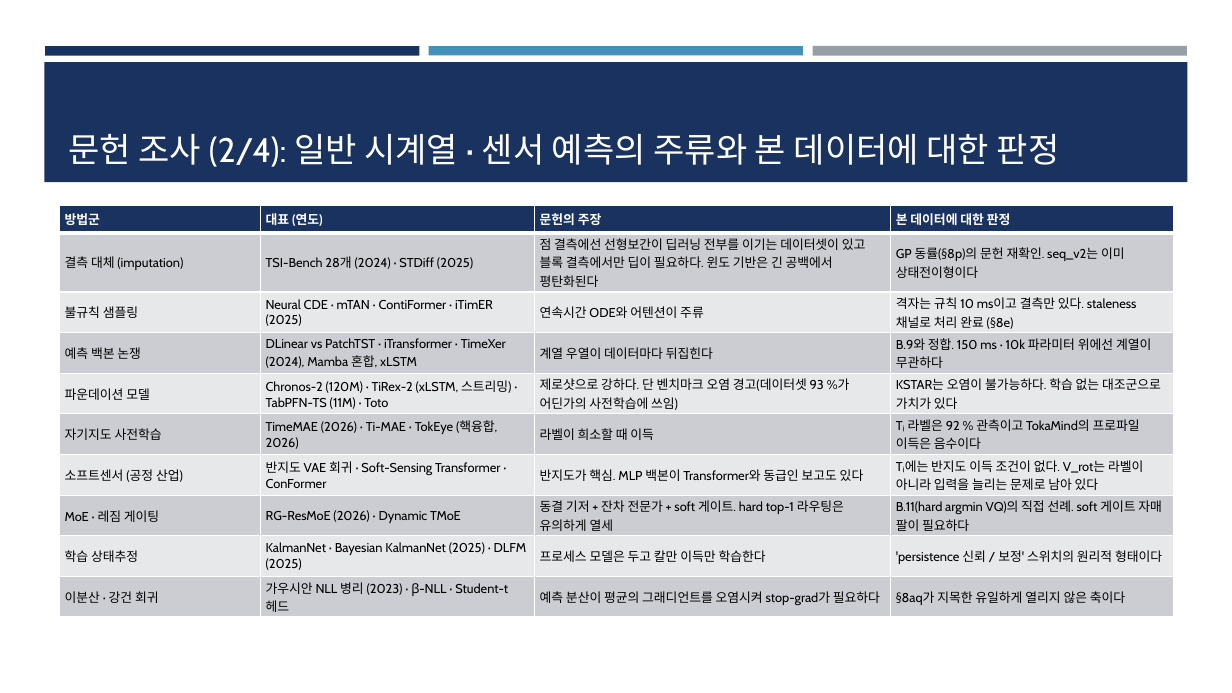
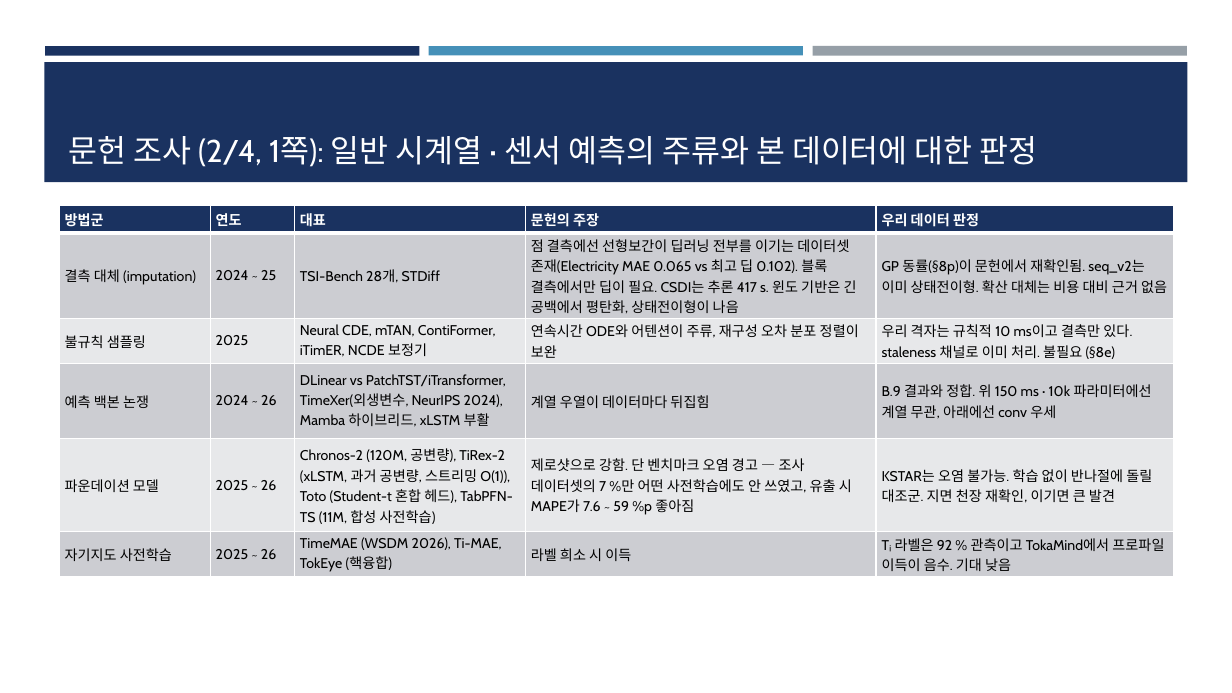
Before and after one commit to iseungsang01/ml-intern-revision, a slide deck: slide 57 of docs/presentation/KSTAR_CES_졸논정리_논문흐름.pptx (slide 56 before the commit). Drawn at 1232x693 pixels with LibreOffice and Linux fonts; fonts in the diff are those of the drawing. Boxes give left, top, right and bottom in pixels: in the first picture for what was removed or moved away, otherwise in the second. Text is boxed around its words. In the diff, an @@ line names an element or a change of style, - is before the commit and + after.

```diff
--- a/docs/presentation/KSTAR_CES_졸논정리_논문흐름.pptx
+++ b/docs/presentation/KSTAR_CES_졸논정리_논문흐름.pptx
@@ title at [68,136,1038,167]: text changed; size 26.5 to 24.5 pt @@
-문헌 조사 (2/4): 일반 시계열 · 센서 예측의 주류와 본 데이터에 대한 판정
+문헌 조사 (2/4, 1쪽): 일반 시계열 · 센서 예측의 주류와 본 데이터에 대한 판정
@@ table at [59,205,1174,576] @@
-방법군 | 대표 (연도) | 문헌의 주장 | 본 데이터에 대한 판정
-결측 대체 (imputation) | TSI-Bench 28개 (2024) · STDiff (2025) | 점 결측에선 선형보간이 딥러닝 전부를 이기는 데이터셋이 있고 블록 결측에서만 딥이 필요하다. 윈도 기반은 긴 공백에서 평탄화된다 | GP 동률(§8p)의 문헌 재확인. seq_v2는 이미 상태전이형이다
-불규칙 샘플링 | Neural CDE · mTAN · ContiFormer · iTimER (2025) | 연속시간 ODE와 어텐션이 주류 | 격자는 규칙 10 ms이고 결측만 있다. staleness 채널로 처리 완료 (§8e)
-예측 백본 논쟁 | DLinear vs PatchTST · iTransformer · TimeXer (2024), Mamba 혼합, xLSTM | 계열 우열이 데이터마다 뒤집힌다 | B.9와 정합. 150 ms · 10k 파라미터 위에선 계열이 무관하다
-파운데이션 모델 | Chronos-2 (120M) · TiRex-2 (xLSTM, 스트리밍) · TabPFN-TS (11M) · Toto | 제로샷으로 강하다. 단 벤치마크 오염 경고(데이터셋 93 %가 어딘가의 사전학습에 쓰임) | KSTAR는 오염이 불가능하다. 학습 없는 대조군으로 가치가 있다
-자기지도 사전학습 | TimeMAE (2026) · Ti-MAE · TokEye (핵융합, 2026) | 라벨이 희소할 때 이득 | Tᵢ 라벨은 92 % 관측이고 TokaMind의 프로파일 이득은 음수이다
-소프트센서 (공정 산업) | 반지도 VAE 회귀 · Soft-Sensing Transformer · ConFormer | 반지도가 핵심. MLP 백본이 Transformer와 동급인 보고도 있다 | Tᵢ에는 반지도 이득 조건이 없다. V_rot는 라벨이 아니라 입력을 늘리는 문제로 남아 있다
-MoE · 레짐 게이팅 | RG-ResMoE (2026) · Dynamic TMoE | 동결 기저 + 잔차 전문가 + soft 게이트. hard top-1 라우팅은 유의하게 열세 | B.11(hard argmin VQ)의 직접 선례. soft 게이트 자매 팔이 필요하다
-학습 상태추정 | KalmanNet · Bayesian KalmanNet (2025) · DLFM (2025) | 프로세스 모델은 두고 칼만 이득만 학습한다 | 'persistence 신뢰 / 보정' 스위치의 원리적 형태이다
-이분산 · 강건 회귀 | 가우시안 NLL 병리 (2023) · β-NLL · Student-t 헤드 | 예측 분산이 평균의 그래디언트를 오염시켜 stop-grad가 필요하다 | §8aq가 지목한 유일하게 열리지 않은 축이다
+방법군 | 연도 | 대표 | 문헌의 주장 | 우리 데이터 판정
+결측 대체 (imputation) | 2024 ~ 25 | TSI-Bench 28개, STDiff | 점 결측에선 선형보간이 딥러닝 전부를 이기는 데이터셋 존재(Electricity MAE 0.065 vs 최고 딥 0.102). 블록 결측에서만 딥이 필요. CSDI는 추론 417 s. 윈도 기반은 긴 공백에서 평탄화, 상태전이형이 나음 | GP 동률(§8p)이 문헌에서 재확인됨. seq_v2는 이미 상태전이형. 확산 대체는 비용 대비 근거 없음
+불규칙 샘플링 | 2025 | Neural CDE, mTAN, ContiFormer, iTimER, NCDE 보정기 | 연속시간 ODE와 어텐션이 주류, 재구성 오차 분포 정렬이 보완 | 우리 격자는 규칙적 10 ms이고 결측만 있다. staleness 채널로 이미 처리. 불필요 (§8e)
+예측 백본 논쟁 | 2024 ~ 26 | DLinear vs PatchTST/iTransformer, TimeXer(외생변수, NeurIPS 2024), Mamba 하이브리드, xLSTM 부활 | 계열 우열이 데이터마다 뒤집힘 | B.9 결과와 정합. 위 150 ms · 10k 파라미터에선 계열 무관, 아래에선 conv 우세
+파운데이션 모델 | 2025 ~ 26 | Chronos-2 (120M, 공변량), TiRex-2 (xLSTM, 과거 공변량, 스트리밍 O(1)), Toto (Student-t 혼합 헤드), TabPFN-TS (11M, 합성 사전학습) | 제로샷으로 강함. 단 벤치마크 오염 경고 — 조사 데이터셋의 7 %만 어떤 사전학습에도 안 쓰였고, 유출 시 MAPE가 7.6 ~ 59 %p 좋아짐 | KSTAR는 오염 불가능. 학습 없이 반나절에 돌릴 대조군. 지면 천장 재확인, 이기면 큰 발견
+자기지도 사전학습 | 2025 ~ 26 | TimeMAE (WSDM 2026), Ti-MAE, TokEye (핵융합) | 라벨 희소 시 이득 | Tᵢ 라벨은 92 % 관측이고 TokaMind에서 프로파일 이득이 음수. 기대 낮음
```
Also in this commit, not shown: 7 other slides changed, 2 slides added, 8 other files.
